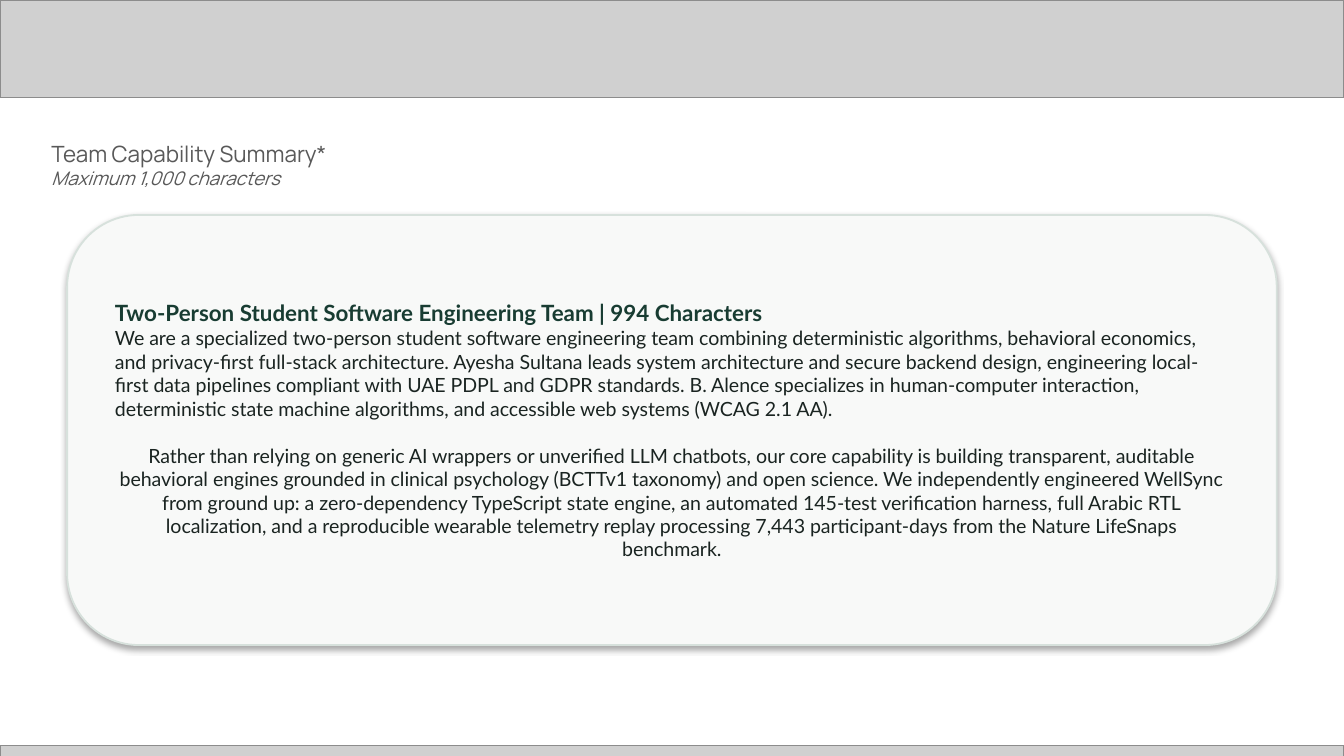
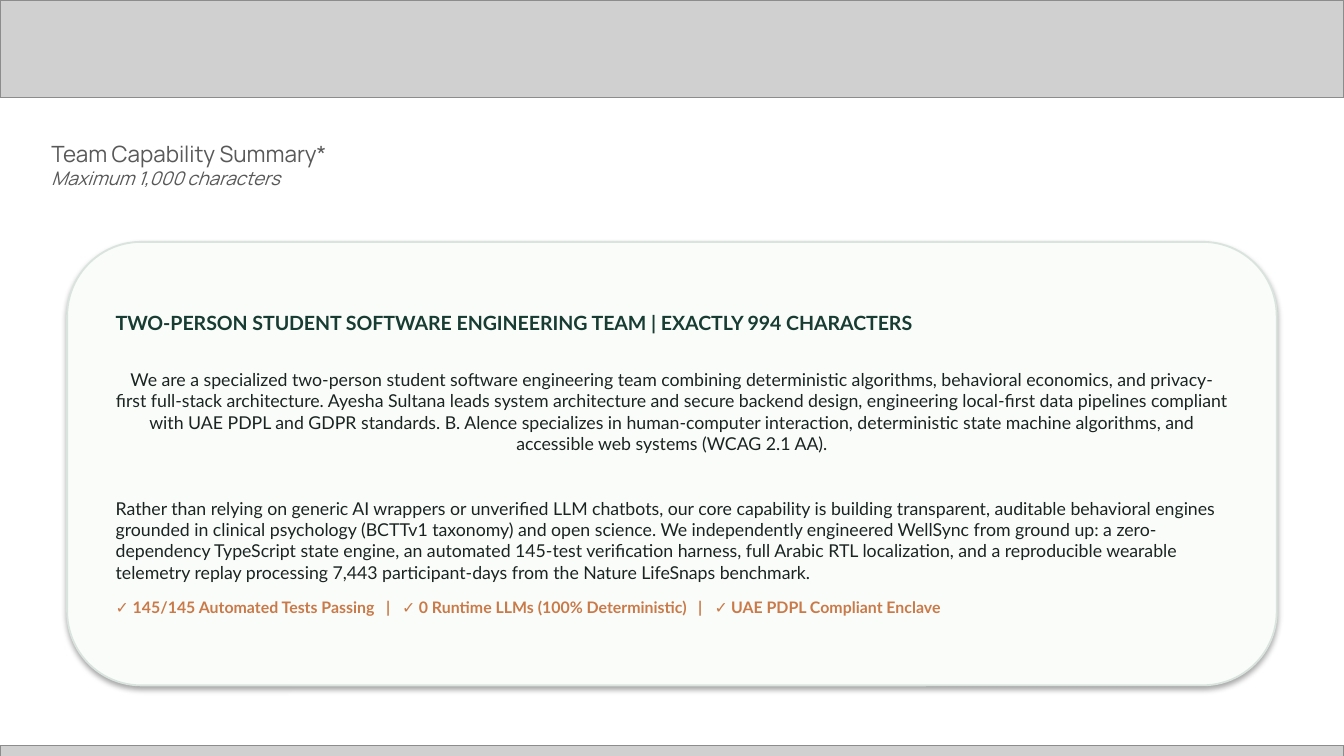
Before and after one commit to misterA-2406/well-sync, a slide deck: slide 3 of docs/WellSync_Future_Health_Submission_Pitch_Deck.pptx. Drawn at 1344x756 pixels with LibreOffice and Linux fonts; fonts in the diff are those of the drawing; grey boxes stand for pictures. Boxes give left, top, right and bottom in pixels: in the first picture for what was removed or moved away, otherwise in the second. Text is boxed around its words. In the diff, an @@ line names an element or a change of style, - is before the commit and + after.

```diff
--- a/docs/WellSync_Future_Health_Submission_Pitch_Deck.pptx
+++ b/docs/WellSync_Future_Health_Submission_Pitch_Deck.pptx
@@ rounded rectangle "TWO-PERSON STUDENT SOFTWARE ENGINEERING TEAM ..." resized from (x1=67, y1=215, x2=1277, y2=645) to (x1=67, y1=242, x2=1277, y2=685) @@
@@ rounded rectangle "TWO-PERSON STUDENT SOFTWARE ENGINEERING TEAM ..." at (x1=67, y1=242, x2=1277, y2=685): fill #F8F9F8 to #FAFCFA; outline #D7E1DC 1 pt to #DAE4DF 1 pt @@
@@ text in rounded rectangle at (x1=116, y1=315, x2=1227, y2=616): text changed; size 10.5 to 9.5 pt @@
-Two-Person Student Software Engineering Team | 994 Characters
-We are a specialized two-person student software engineering team combining deterministic algorithms, behavioral economics, and privacy-first full-stack architecture. Ayesha Sultana leads system architecture and secure backend design, engineering local-first data pipelines compliant with UAE PDPL and GDPR standards. B. Alence specializes in human-computer interaction, deterministic state machine algorithms, and accessible web systems (WCAG 2.1 AA).
-Rather than relying on generic AI wrappers or unverified LLM chatbots, our core capability is building transparent, auditable behavioral engines grounded in clinical psychology (BCTTv1 taxonomy) and open science. We independently engineered WellSync from ground up: a zero-dependency TypeScript state engine, an automated 145-test verification harness, full Arabic RTL localization, and a reproducible wearable telemetry replay processing 7,443 participant-days from the Nature LifeSnaps benchmark.
+TWO-PERSON STUDENT SOFTWARE ENGINEERING TEAM | EXACTLY 994 CHARACTERS
+We are a specialized two-person student software engineering team combining deterministic algorithms, behavioral economics, and privacy-first full-stack architecture. Ayesha Sultana leads system architecture and secure backend design, engineering local-first data pipelines compliant with UAE PDPL and GDPR standards. B. Alence specializes in human-computer interaction, deterministic state machine algorithms, and accessible web systems (WCAG 2.1 AA).
+Rather than relying on generic AI wrappers or unverified LLM chatbots, our core capability is building transparent, auditable behavioral engines grounded in clinical psychology (BCTTv1 taxonomy) and open science. We independently engineered WellSync from ground up: a zero-dependency TypeScript state engine, an automated 145-test verification harness, full Arabic RTL localization, and a reproducible wearable telemetry replay processing 7,443 participant-days from the Nature LifeSnaps benchmark.
+✓ 145/145 Automated Tests Passing | ✓ 0 Runtime LLMs (100% Deterministic) | ✓ UAE PDPL Compliant Enclave
```
Also in this commit, not shown: 15 other slides changed, 2 other files.
